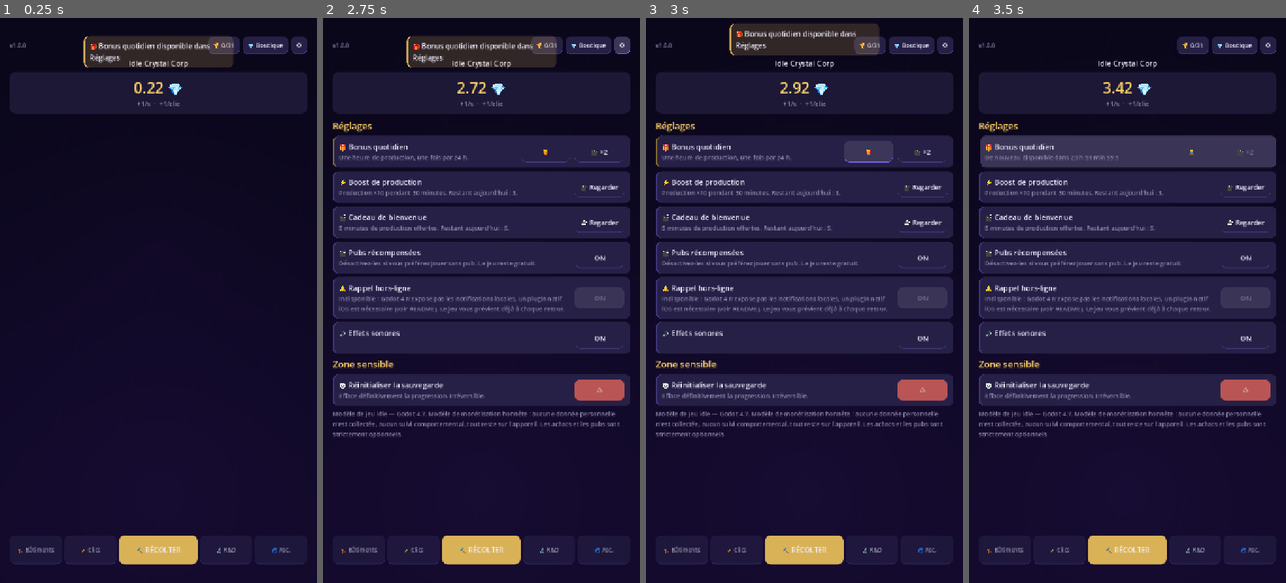
Above: before the commit, frames 1-4 (left to right).
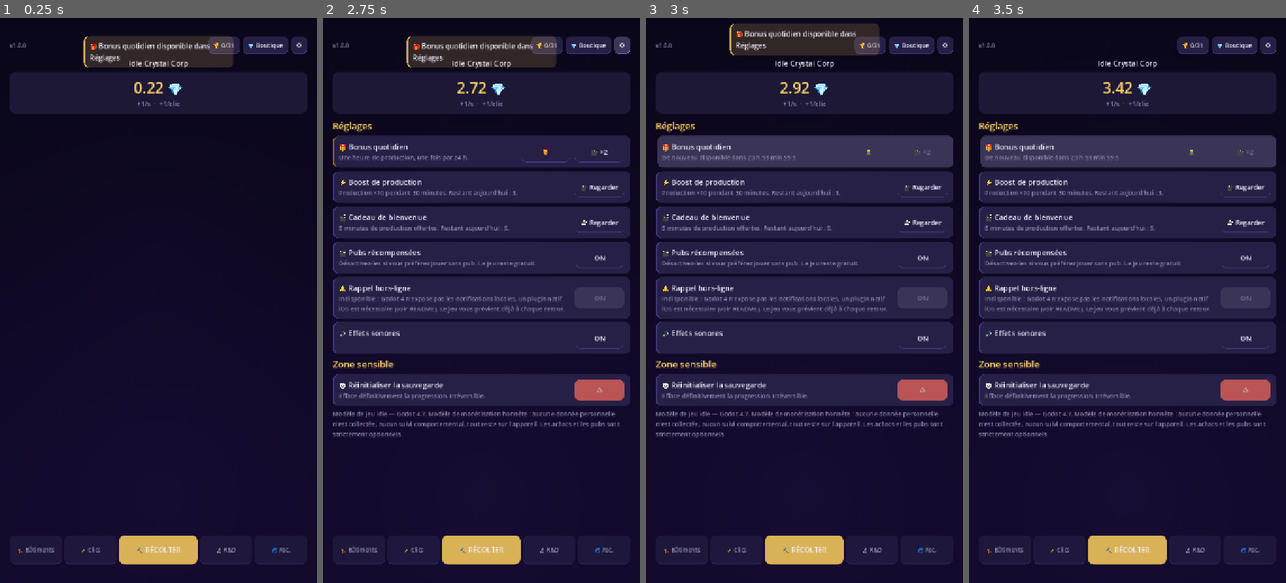
Above: after the commit, the same moments.

Repository: AurelienLELEU/IdleCrystalCorp
Game: Godot game, scene res://scenes/Main.tscn
The game is run twice, just before and just after one commit, with the same random seed, the same clock (stepped at 60 frames per second) and the same inputs.
Inputs:
- Up to frame 1 (0.25 s): no input
- Up to frame 2 (2.75 s): click "🏆 0/31" at 0.5 s; click "💎 Boutique" at 1.25 s; click "⚙️" at 2 s
- Up to frame 3 (3 s): click "🎁" at 2.75 s
- Up to frame 4 (3.5 s): no input

Frames 1-2 are identical in both runs. In frame 3, 0.3% of the frame differs, in the area x 3-95%, y 20-27%; in frame 4, nothing differs.
Error in both runs: Invalid call. Nonexistent function 'is_positive' in base 'RefCounted (BigNum)'. (res://core_engine/GameManager.gd:769)

Commit message:
Le bonus quotidien se rafraîchit au retour au premier plan
`GameManager.daily_bonus_changed` était émis après le calcul hors-ligne et
l'encaissement du bonus, mais aucun écran ne l'écoutait. Si le joueur gardait
Réglages ouvert au passage des 24 heures, le bouton restait désactivé; en
quittant cet écran, il ne recevait aucune annonce du bonus.

`MainUI` écoute maintenant le signal, rafraîchit la ligne des Réglages et
annonce une seule fois la disponibilité, sauf si une popup hors-ligne ou une
modale a priorité. Le signal StoreKit qui finit la réconciliation rafraîchit
également Réglages, pas seulement la boutique.

Le test d'interaction avance l'horodatage, observe le bouton désactivé, émet le
signal réel, puis vérifie le bouton réactivé et l'unicité du toast. Contre-épreuve
sans connexion : les deux vérifications échouent.

850 vérifications, 0 échec.

Diff:
--- a/scenes/MainUI.gd
+++ b/scenes/MainUI.gd
@@ -116,6 +116,7 @@
 	GameManager.achievement_unlocked.connect(_on_achievement_unlocked)
 	GameManager.combo_changed.connect(_on_combo_changed)
 	GameManager.game_reset.connect(_on_game_reset)
+	GameManager.daily_bonus_changed.connect(_on_daily_bonus_changed)
 	# Sans cette connexion, le signal partait dans le vide : revenir au premier
 	# plan — le geste le plus courant d'un joueur mobile — calculait les gains
 	# hors-ligne, remplissait `pending_offline`, et n'affichait rien. Le joueur
@@ -1077,8 +1078,11 @@
 func _on_store_products_loaded(_count: int) -> void:
 	# Les prix localisés n'existent qu'après le retour asynchrone de StoreKit. La
 	# boutique est donc désactivée jusque-là, puis rafraîchie pour rendre les
-	# produits achetables avec leur vrai prix — jamais celui du JSON.
+	# produits achetables avec leur vrai prix — jamais celui du JSON. Le même
+	# signal débloque la consultation des droits et des pubs; si les réglages
+	# étaient déjà ouverts, leurs boutons doivent aussi être réactivés.
 	_refresh_page(PAGE_STORE)
+	_refresh_settings()
 
 
 # ========================================================================== pubs
@@ -1154,6 +1158,18 @@
 	Toast.push(_toast_layer, "Partie réinitialisée.", "warn")
 
 
+func _on_daily_bonus_changed(available: bool) -> void:
+	# Le signal est émis au retour au premier plan et après l'encaissement. Sans
+	# l'écouter, une page Réglages ouverte gardait le bouton désactivé après que
+	# les 24 h étaient écoulées; et un joueur hors de cette page n'était jamais
+	# informé du bonus devenu disponible.
+	if _current_page == PAGE_SETTINGS:
+		_refresh_settings()
+	if available and GameManager.is_daily_bonus_available() \
+			and not GameManager.has_pending_offline() and not _is_modal_open():
+		Toast.push(_toast_layer, "🎁 Bonus quotidien disponible dans Réglages", "gold")
+
+
 # ====================================================================== en-tête
 
 func _refresh_header() -> void:
--- a/tests/test_ui_interaction.gd
+++ b/tests/test_ui_interaction.gd
@@ -391,6 +391,27 @@
 	_check(bool(audio.get("muted")) == not muted_before, "réglages : le son se bascule")
 	audio.call("set_muted", muted_before)
 
+	# Le timer quotidien peut expirer quand l'app est en arrière-plan. Sans
+	# l'écoute de daily_bonus_changed, une page Réglages déjà ouverte reste
+	# bloquée sur l'ancien état jusqu'à ce que le joueur change d'onglet.
+	var daily: Variant = (_ui.get("_settings_rows") as Dictionary).get("daily")
+	_check(daily != null, "réglages : ligne du bonus quotidien présente")
+	if daily == null:
+		return
+	var stats: Dictionary = _game.get("stats")
+	var now := Time.get_unix_time_from_system()
+	stats["last_daily_claim"] = now
+	_ui.call("_refresh_settings")
+	_check(daily.button.disabled, "réglages : le bonus est bloqué avant les 24 h")
+	stats["last_daily_claim"] = now - 86401.0
+	var toasts_before := _toast_count()
+	_game.emit_signal("daily_bonus_changed", true)
+	await process_frame
+	_check(not daily.button.disabled,
+		"réglages : daily_bonus_changed réactive le bouton sans quitter la page")
+	_check(_toast_count() - toasts_before == 1,
+		"bonus quotidien : un seul toast annonce sa disponibilité")
+
 
 ## Le bouton « Restaurer mes achats » doit exister ET déclencher la
 ## restauration. La méthode `StoreService.restore_purchases()` existait depuis le
Not shown, changed: README.md
Not shown, changed: tests/run_all.sh
